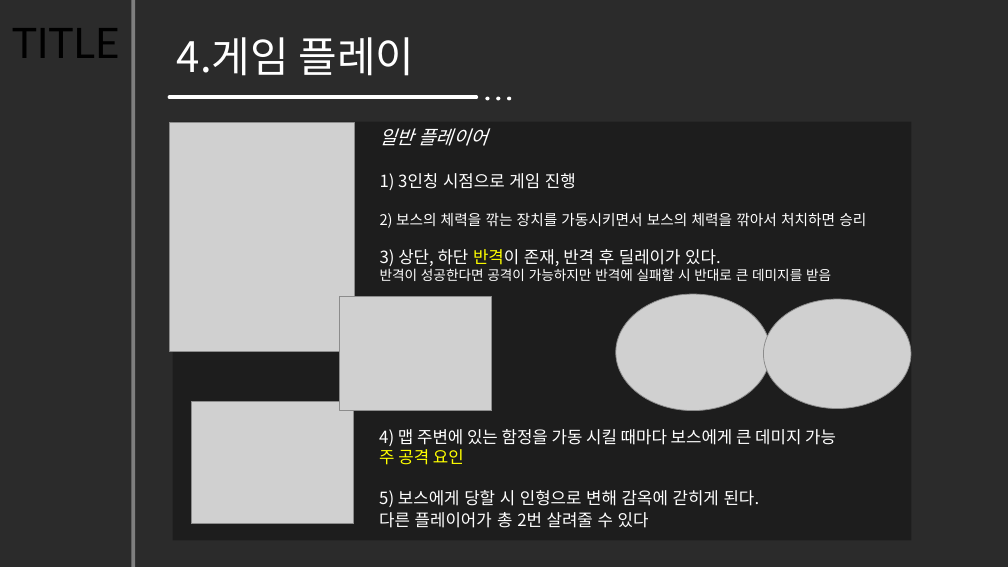
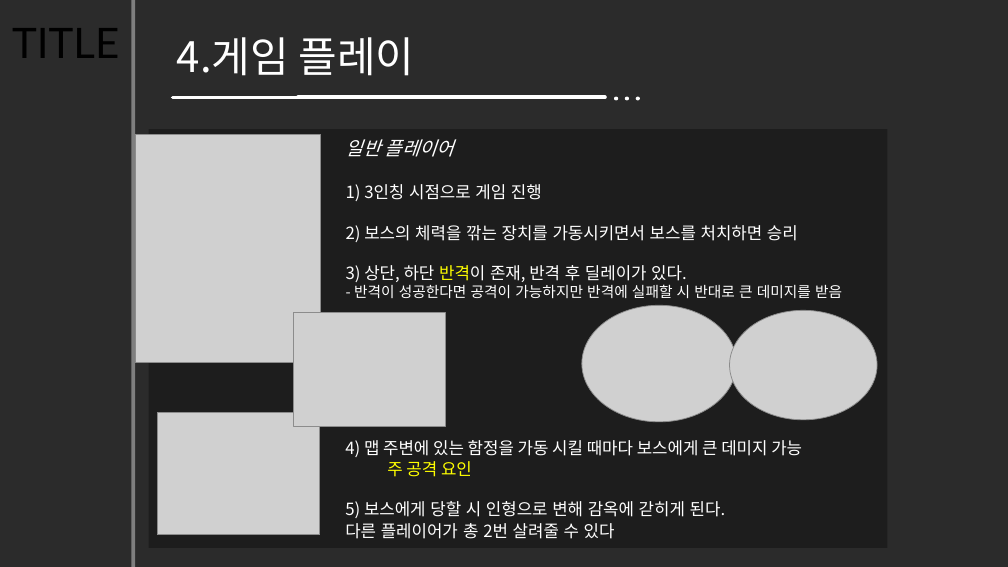
Before and after one commit to hajeongyeon/capstone_design, a slide deck: slide 5 of planning/2017.11.28(Week13).pptx (slide 6 before the commit). Drawn at 1008x567 pixels with LibreOffice and Linux fonts; fonts in the diff are those of the drawing; grey boxes stand for pictures; background and template pictures are left out; a plain dark background stands for a picture behind light text. Boxes give left, top, right and bottom in pixels: in the first picture for what was removed or moved away, otherwise in the second. Text is boxed around its words. In the diff, an @@ line names an element or a change of style, - is before the commit and + after.

```diff
--- a/planning/2017.11.28(Week13).pptx
+++ b/planning/2017.11.28(Week13).pptx
@@ line moved from (476, 98) - (169, 98) to (590, 98) - (172, 98) @@
@@ line added from (605, 98) to (298, 98), #F6F8FC 3.5 pt @@
@@ ellipse: place and size @@
-ellipse at (507,97,511,101)
+ellipse at (614,97,618,101)
@@ ellipse: place and size @@
-ellipse at (496,97,500,101)
+ellipse at (625,97,629,101)
@@ ellipse: place and size @@
-ellipse at (485,97,489,101)
+ellipse at (636,97,640,101)
@@ rectangle: place and size @@
-rectangle at (172,122,911,541)
+rectangle at (149,129,888,548)
@@ text "일반 플레이어": place and size @@
-text "일반 플레이어" at (380,128,866,281)
+text "일반 플레이어" at (346,139,842,298)
@@ text at (346,225,798,242): text changed; size 14 to 16 pt @@
-2) 보스의 체력을 깎는 장치를 가동시키면서 보스의 체력을 깎아서 처치하면 승리
+2) 보스의 체력을 깎는 장치를 가동시키면서 보스를 처치하면 승리
@@ text at (354,284,842,298): text changed; size 13 to 14 pt @@
-반격이 성공한다면 공격이 가능하지만 반격에 실패할 시 반대로 큰 데미지를 받음
+- 반격이 성공한다면 공격이 가능하지만 반격에 실패할 시 반대로 큰 데미지를 받음
@@ picture: place and size @@
-picture at (340,296,492,411)
+picture at (293,312,445,426)
@@ 4 pictures, 1 text: place and size @@
-4 pictures, 1 text at (169,123,911,528)
+4 pictures, 1 text at (135,134,877,539)
```
Also in this commit, not shown: 6 other slides changed, 1 slide removed.
